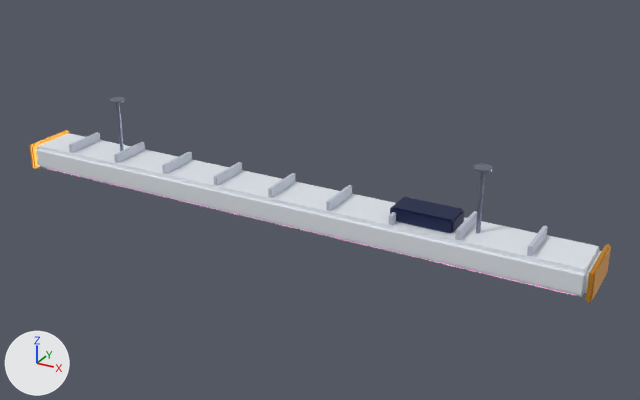
The glTF model godot/models/grow_light.glb as it was, and as the next commit left it.
Rendered twice from a 50 mm camera at (0.825, -1.349, 0.67) aimed at (0.074, 0.017, -0.013). The lights are fixed; the arrows at lower left show +X, +Y and +Z. The older version comes first. Vertices at exactly the same position are counted once.

Objects in the first picture: 'Base_Midnight', 'Body_Dim', 'Body_White', 'Steel', 'Trim_Gold' and 1 more.
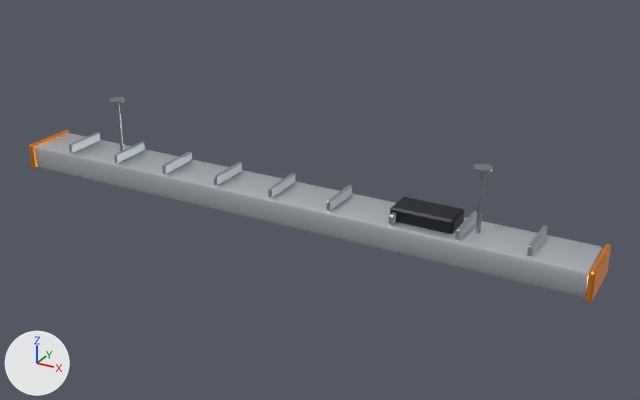
Location of each change, (x1, y1, x2, y2) in pixels of the pictures (640 x 400 px):
'Body_White', reshaped: before (36, 133, 601, 297); after (35, 133, 603, 297)
part 1 of me_body_white, built on: before (36, 146, 601, 297); after (35, 133, 603, 297)
part 2 of me_body_white, recoloured (white to light grey): (36, 133, 599, 294) in both
part 3 of me_body_dim, deleted: before (214, 163, 352, 210)
part 4 of me_body_dim, deleted: before (114, 142, 192, 174)
part 5 of me_body_dim, deleted: before (389, 213, 477, 240)
part 6 of me_body_dim, deleted: before (527, 227, 547, 256)
part 7 of me_body_dim, recoloured: (69, 132, 548, 256) in both
part 8 of me_trim_gold, deleted: before (30, 130, 69, 169)
part 9 of me_trim_gold, deleted: before (586, 245, 611, 303)
part 10 of me_trim_gold, recoloured: (29, 130, 611, 302) in both

The change in detail:
Material 'Trim_Amber' (mat_trim_amber) is new.
Its base color is (0.768, 0.231, 0.0116) (orange #e3841c).
Its metallic is 0.55.
Its roughness is 0.38.
Material 'Body_Steel' (mat_body_steel) is new.
Its base color is (0.376, 0.407, 0.445) (grey #a5abb2).
Its metallic is 0.82.
Its roughness is 0.42.
Material 'Body_Alu' (mat_body_alu) is new.
Its base color is (0.651, 0.68, 0.716) (light grey #d3d7dc).
Its metallic is 0.78.
Its roughness is 0.36.
me_body_dim is used by ob_body_dim; location (0.0, 0.0, 0.0).
me_body_dim had 288 vertices, 540 faces and spanned x -0.504..0.504, y -0.045..0.045, z -0.002..0.018.
me_body_dim now has 216 vertices, 396 faces and spans x -0.504..0.504, y -0.045..0.045, z -0.002..0.018.
me_body_dim part 3: 24 vertices removed from x -0.128..0.128, y -0.044..0.044, z -0.001..0.017.
me_body_dim part 4: 16 vertices removed from x -0.378..-0.247, y -0.044..0.044, z -0.001..0.017.
me_body_dim part 5: 16 vertices removed from x 0.247..0.378, y -0.044..0.044, z -0.001..0.017.
me_body_dim part 6: 8 vertices removed from x 0.497..0.503, y -0.044..0.044, z -0.001..0.017.
me_body_dim part 7: 108 faces spanning x -0.504..0.504, y -0.045..0.045, z -0.002..0.018 switch from mat_body_dim (pale blue #c7cfdd) to mat_body_steel (grey #a5abb2).
Other edits to the shape of me_body_dim do not show in these pictures.
me_body_white is used by ob_body_white; location (0.0, 0.0, 0.0).
me_body_white had 32 vertices, 60 faces and spanned x -0.6..0.6, y -0.055..0.055, z -0.05..0.0.
me_body_white now has 56 vertices, 108 faces and spans x -0.6..0.6, y -0.055..0.055, z -0.05..0.0.
me_body_white part 1: 8 vertices removed from x -0.592..0.592, y -0.047..0.047, z -0.042..-0.008; 32 vertices added at x -0.598..0.598, y -0.053..0.053, z -0.048..-0.002.
me_body_white part 2: 12 faces spanning x -0.6..0.6, y -0.055..0.055, z -0.05..0.0 switch from mat_body_white (white #e9eef5) to mat_body_alu (light grey #d3d7dc).
me_trim_gold is used by ob_trim_gold; location (0.0, 0.0, 0.0).
me_trim_gold had 64 vertices, 120 faces and spanned x -0.61..0.61, y -0.059..0.059, z -0.053..0.003.
me_trim_gold now has 48 vertices, 88 faces and spans x -0.61..0.61, y -0.059..0.059, z -0.053..0.003.
me_trim_gold part 8: 8 vertices removed from x -0.607..-0.603, y -0.056..0.056, z -0.05..0.0.
me_trim_gold part 9: 8 vertices removed from x 0.603..0.607, y -0.056..0.056, z -0.05..0.0.
me_trim_gold part 10: 24 faces spanning x -0.61..0.61, y -0.059..0.059, z -0.053..0.003 switch from mat_trim_gold (orange #e8a33d) to mat_trim_amber (orange #e3841c).
